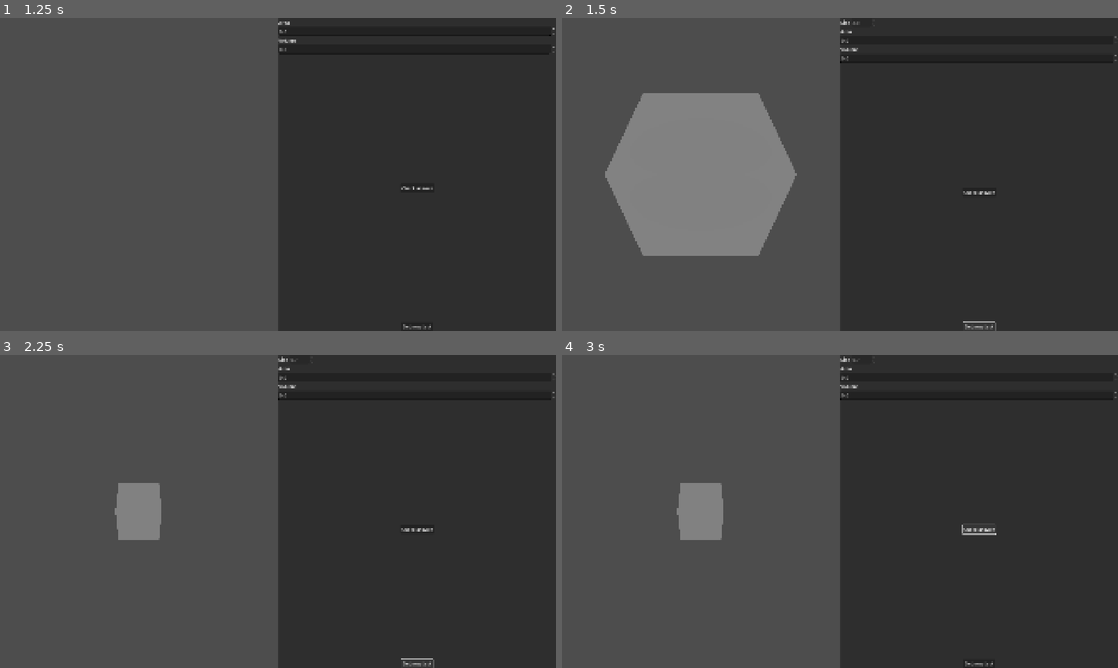
Above: before the commit, frames 1-4 (two rows, left to right).
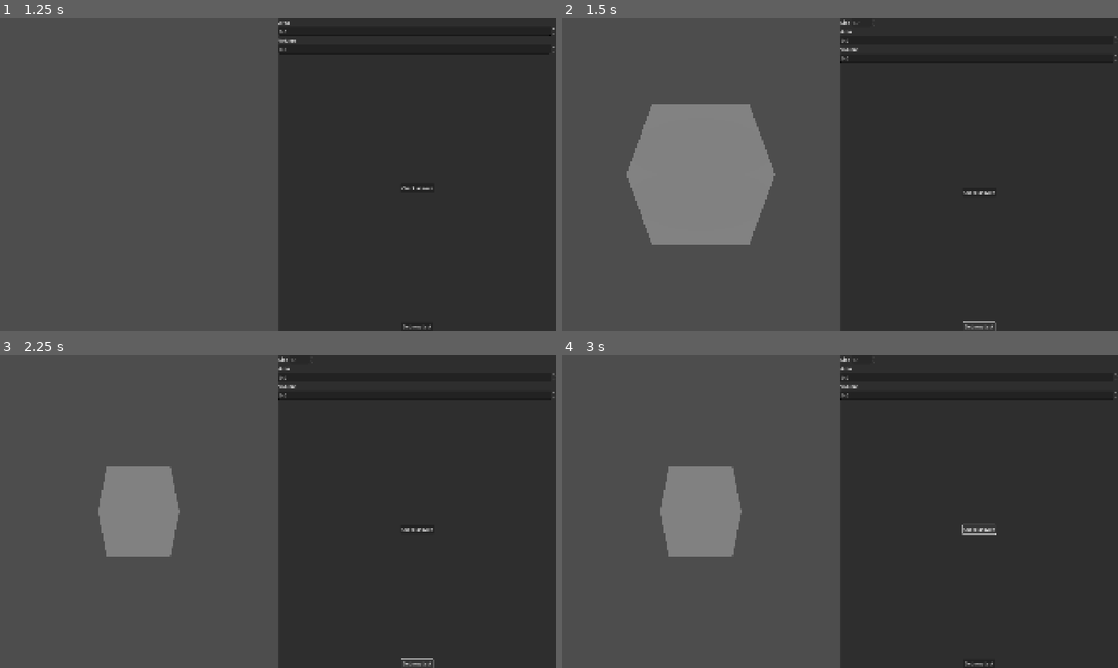
Above: after the commit, the same moments.

Repository: Paraross/geo-app
Game: Godot game, scene res://scenes/main.tscn
Same seed, same stepped clock (60 frames per second), same inputs: the game is played once before the commit and once after it.
Inputs:
- Up to frame 1 (1.25 s): click "Start" at 0.5 s
- Up to frame 2 (1.5 s): click "Get new task" at 1.25 s
- Up to frame 3 (2.25 s): click "Get new task" at 2 s
- Up to frame 4 (3 s): click "Check answer" at 2.75 s

Frame 1 is identical in both runs. In frame 2, 4.5% of the frame differs, in the area x 7-54%, y 1-76%; in frame 3, 2.3%; in frame 4, 2.3%.

Commit message:
Move float truncation from CubeTask to Task

Diff:
--- a/scripts/cube_task.gd
+++ b/scripts/cube_task.gd
@@ -35,11 +35,5 @@
 
 
 func randomize_values() -> void:
-	var rand_value := randf_range(0.5, 2.5)
-	var truncated := truncate(rand_value)
-	var rounded := roundf(10.0 * truncated) / 10.0
-	side_length = rounded
-
-
-func truncate(x: float) -> float:
-	return float(roundf(100.0 * x)) / 100.0
+	var rand_value := randf_range(min_value, max_value)
+	side_length = truncate_round(rand_value)
--- a/scripts/task.gd
+++ b/scripts/task.gd
@@ -1,5 +1,8 @@
 class_name Task
 extends Node3D
+
+@export var min_value: float = 1.0
+@export var max_value: float = 2.0
 
 func values() -> Array[Array]:
 	return []
@@ -23,3 +26,12 @@
 
 func randomize_values() -> void:
 	pass
+
+
+func truncate(x: float) -> float:
+	return float(roundf(100.0 * x)) / 100.0
+
+
+func truncate_round(x: float) -> float:
+	var truncated := truncate(x)
+	return roundf(10.0 * truncated) / 10.0
